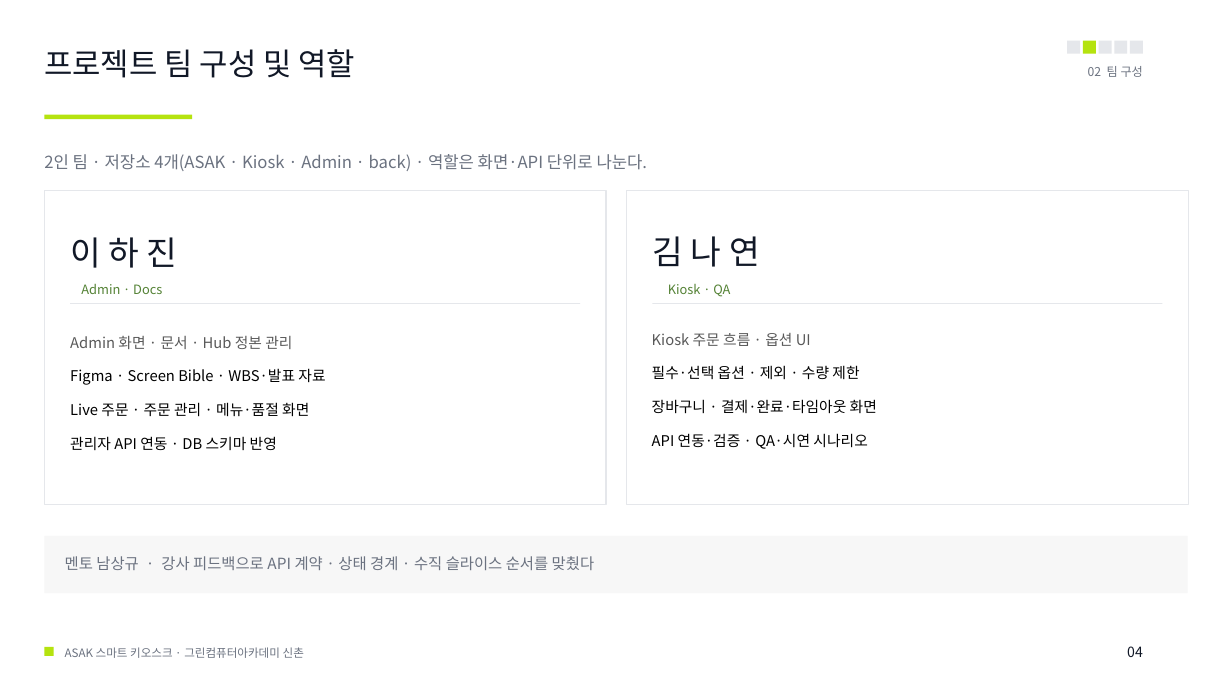
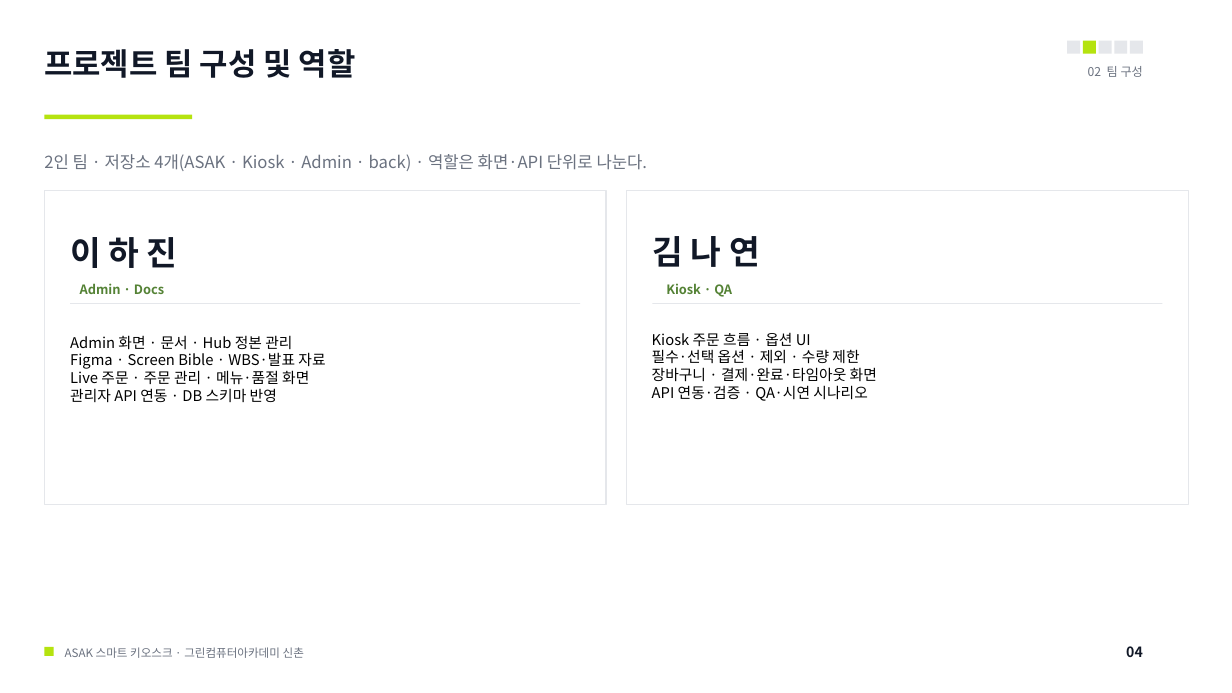
Before and after one commit to hagenie128/ASAK, a slide deck: slide 4 of docs/00_presentation/00_ppt/ASAK_샐러드_스마트키오스크.pptx. Drawn at 1232x693 pixels with LibreOffice and Linux fonts; fonts in the diff are those of the drawing. Boxes give left, top, right and bottom in pixels: in the first picture for what was removed or moved away, otherwise in the second. Text is boxed around its words. In the diff, an @@ line names an element or a change of style, - is before the commit and + after.

Commit message:
docs: 사이드 음료 메뉴 검증 문서와 발표자료 갱신

```diff
--- a/docs/00_presentation/00_ppt/ASAK_샐러드_스마트키오스크.pptx
+++ b/docs/00_presentation/00_ppt/ASAK_샐러드_스마트키오스크.pptx
@@ bold on in 6 elements at [44,49,356,78], [1126,646,1143,657], [70,237,177,268], [80,283,164,294], [652,236,759,267], [666,283,732,297] @@
@@ text "Admin 화면 · 문서 · ..." at [70,335,325,402]: text colour #595959 to #000000 in "Admin 화면 · 문서 · Hub 정본 ..."; line spacing 1.9 to 1 @@
@@ text "Kiosk 주문 흐름 · 옵션 ..." at [652,333,877,401]: text colour #595959 to #000000 in "Kiosk 주문 흐름 · 옵션 UI"; line spacing 1.9 to 1 @@
@@ rectangle removed at [44,536,1188,593] @@
@@ text removed at [65,556,594,570] @@
-멘토 남상규 · 강사 피드백으로 API 계약 · 상태 경계 · 수직 슬라이스 순서를 맞췄다
```
Also in this commit, not shown: 20 other slides changed, 1 other file.
